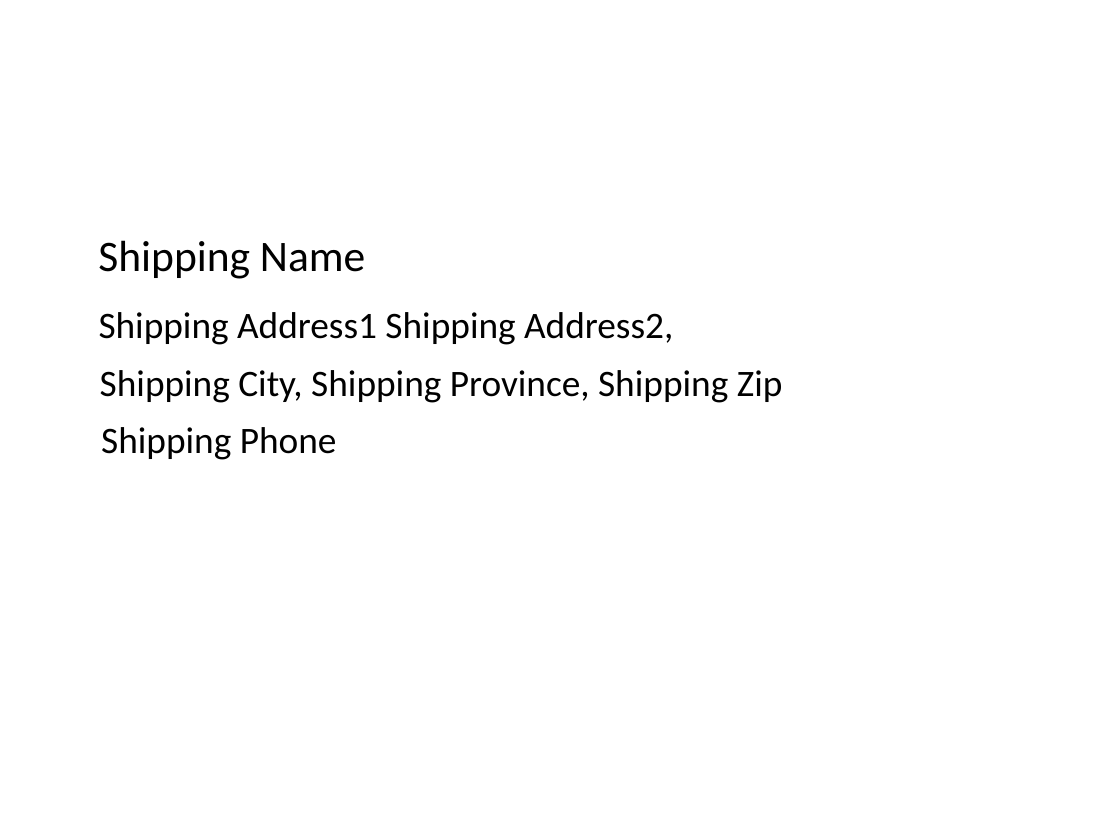
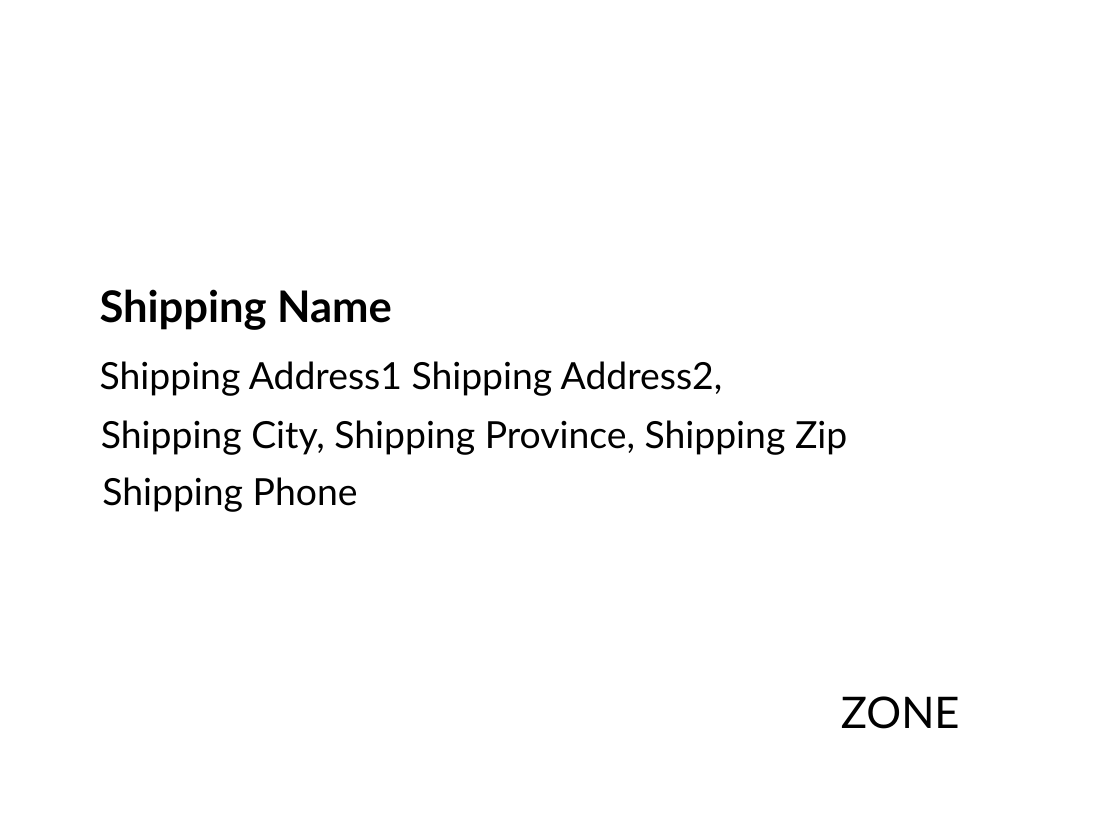
Before and after one commit to getsquarefare/Streamlit-App, a slide deck: slide 1 of template/Shipping_Sticker_Template.pptx. Drawn at 1120x840 pixels with LibreOffice and Linux fonts; fonts in the diff are those of the drawing; background and template pictures are left out. Boxes give left, top, right and bottom in pixels: in the first picture for what was removed or moved away, otherwise in the second. Text is boxed around its words. In the diff, an @@ line names an element or a change of style, - is before the commit and + after.

Commit message:
add zone to shipping and dish sticker

```diff
--- a/template/Shipping_Sticker_Template.pptx
+++ b/template/Shipping_Sticker_Template.pptx
@@ title "Shipping Name" at [100,289,392,330]: font Calibri to Lato, bold on @@
@@ 2 texts, 1 title: place and size @@
-2 texts, 1 title at [98,240,783,403]
+2 texts, 1 title at [100,289,847,455]
@@ font Calibri to Lato in 3 elements at [101,420,847,455], [100,361,723,396], [102,477,358,512] @@
@@ text "Shipping Phone": place and size @@
-text "Shipping Phone" at [101,427,337,460]
+text "Shipping Phone" at [102,477,358,512]
@@ text added at [841,696,960,729], 28 pt, text #000000 @@
+ZONE
```
Also in this commit, not shown: 3 other files.
